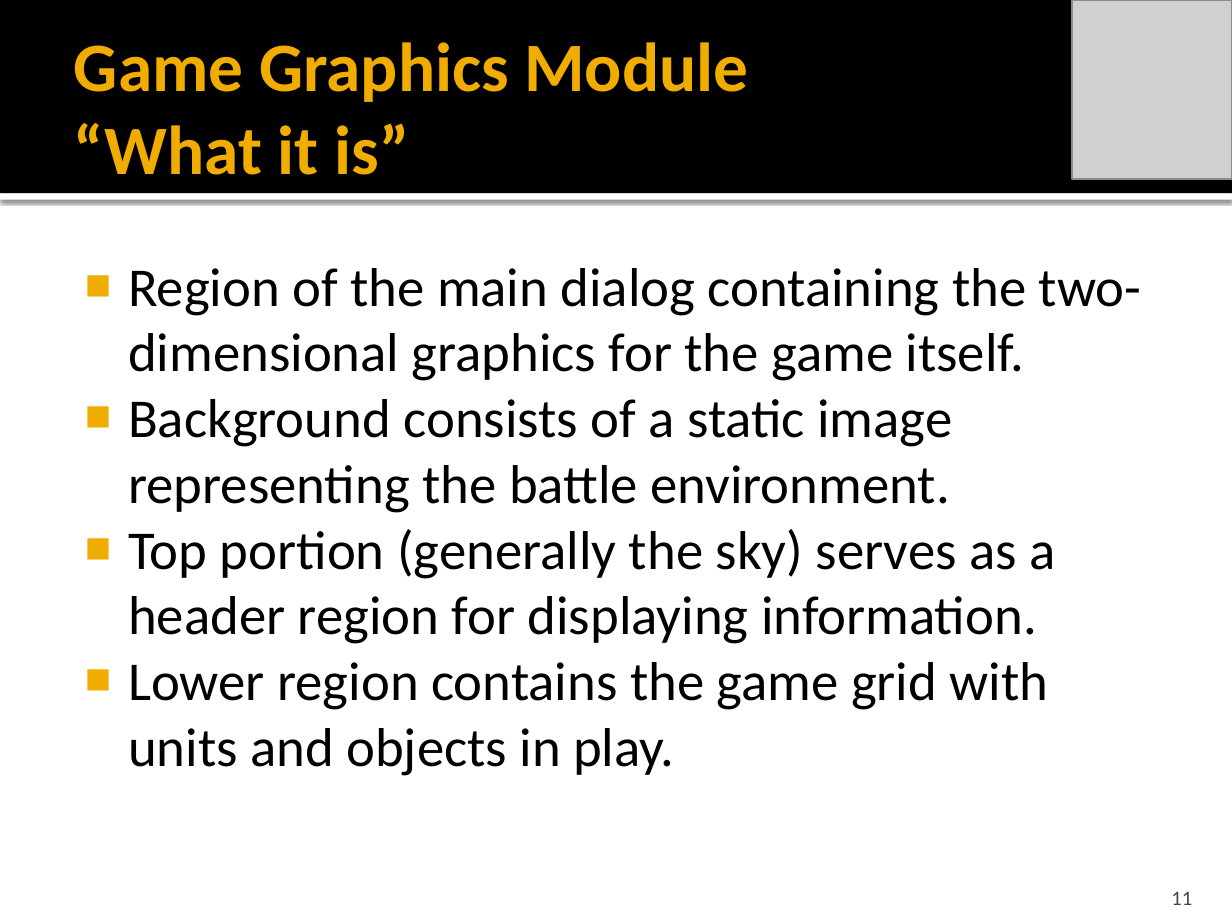
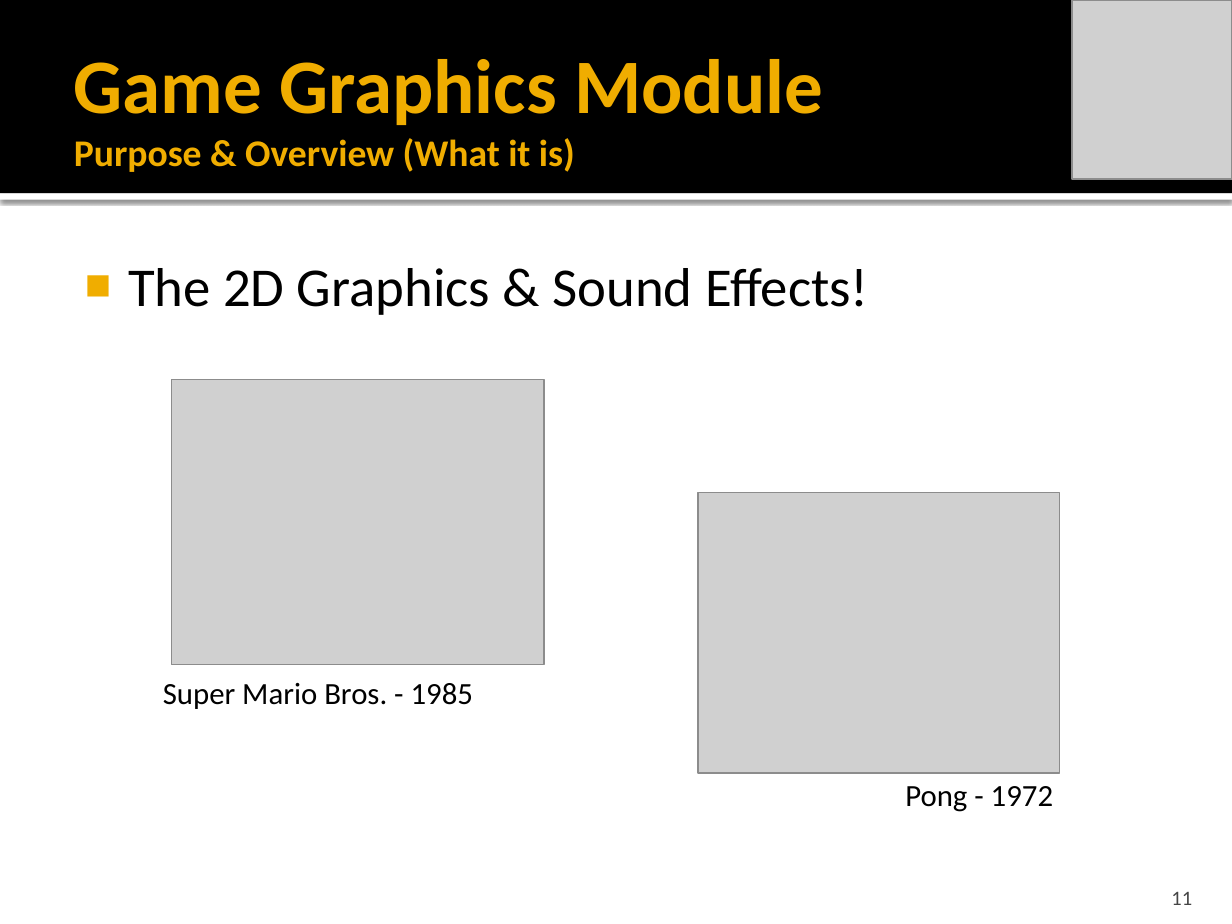
Before and after one commit to idxExtropy/duel-reality, a slide deck: slide 11 of Docs/DUEL REALITY .pptx. Drawn at 1232x924 pixels with LibreOffice and Linux fonts; fonts in the diff are those of the drawing; grey boxes stand for pictures. Boxes give left, top, right and bottom in pixels: in the first picture for what was removed or moved away, otherwise in the second. Text is boxed around its words. In the diff, an @@ line names an element or a change of style, - is before the commit and + after.

```diff
--- a/Docs/DUEL REALITY .pptx
+++ b/Docs/DUEL REALITY .pptx
@@ title at [74, 59, 823, 172]: text changed; size 40.5 to 22 pt @@
-Game Graphics Module
-“What it is”
+Game Graphics Module
+Purpose & Overview (What it is)
@@ text at [128, 268, 869, 315]: text changed @@
-■ Region of the main dialog containing the two-dimensional graphics for the game itself.
-■ Background consists of a static image representing the battle environment.
-■ Top portion (generally the sky) serves as a header region for displaying information.
-■ Lower region contains the game grid with units and objects in play.
+■ The 2D Graphics & Sound Effects!
@@ picture added at [171, 379, 545, 664] @@
@@ picture added at [699, 493, 1060, 774] @@
@@ text added at [163, 683, 473, 709], 18 pt, text #000000 @@
+Super Mario Bros. - 1985
@@ text added at [905, 786, 1053, 812], 18 pt, text #000000 @@
+Pong - 1972
```
Also in this commit, not shown: 4 other slides changed, 3 slides added, 1 slide removed.
